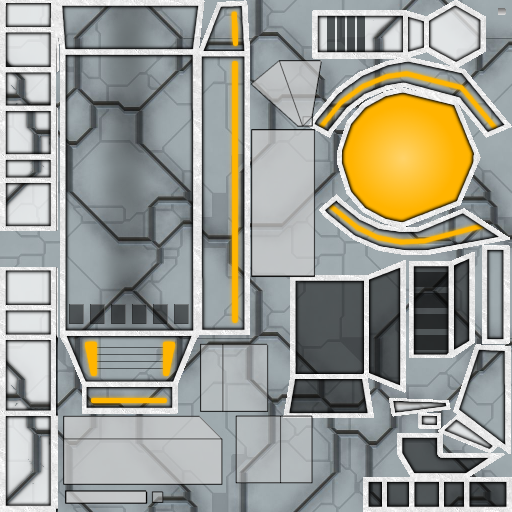
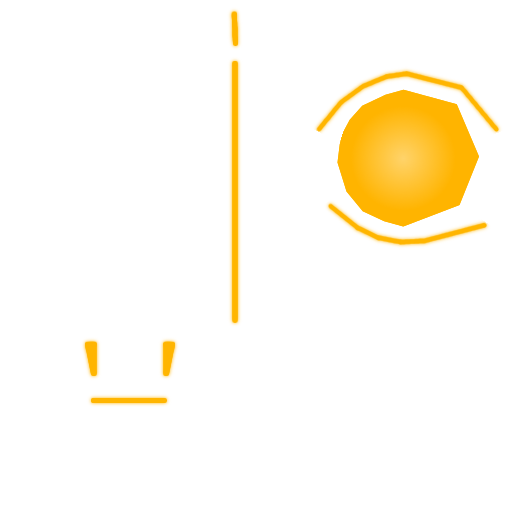
The second 512 × 512 image is a revision of the first. Changes to its layers:
removed layer "andahaa.png #2" over (x1=64, y1=60, x2=322, y2=504)
removed layer "andahaa.png #1" over (x1=63, y1=116, x2=316, y2=485)
hid "perimetro" over (x1=0, y1=0, x2=512, y2=512)
hid "perimetro copia #1", painted on it over (x1=0, y1=0, x2=512, y2=512)
removed layer "lineeesucolore copia" over (x1=2, y1=12, x2=405, y2=507)
removed layer "lineeesucolore" over (x1=2, y1=12, x2=405, y2=507)
removed layer "Livello incollato #3" over (x1=2, y1=10, x2=410, y2=512)
hid "colore", painted on it over (x1=2, y1=1, x2=500, y2=507)
hid "sfumatura" over (x1=498, y1=8, x2=506, y2=15)
removed layer "energia" over (x1=337, y1=89, x2=479, y2=227)
removed layer "luci #3" over (x1=80, y1=7, x2=503, y2=408)
painted on "luci #1" over (x1=80, y1=7, x2=503, y2=408)
hid "Livello incollato #2" over (x1=69, y1=304, x2=189, y2=324)
hid "scuro2" over (x1=85, y1=0, x2=451, y2=350)
hid "scuro" over (x1=92, y1=10, x2=512, y2=512)
hid "Livello incollato" over (x1=0, y1=0, x2=512, y2=512)
hid "colorenero" over (x1=0, y1=0, x2=512, y2=512)
hid "Livello incollato #1" over (x1=343, y1=91, x2=499, y2=254)
